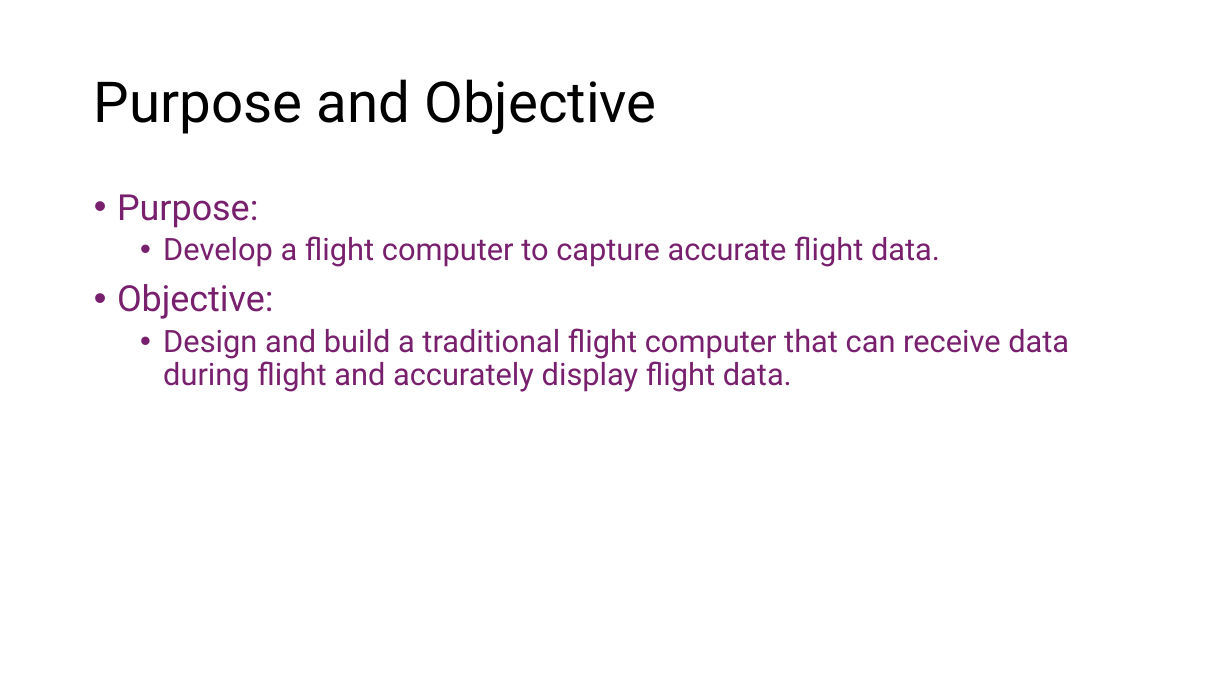
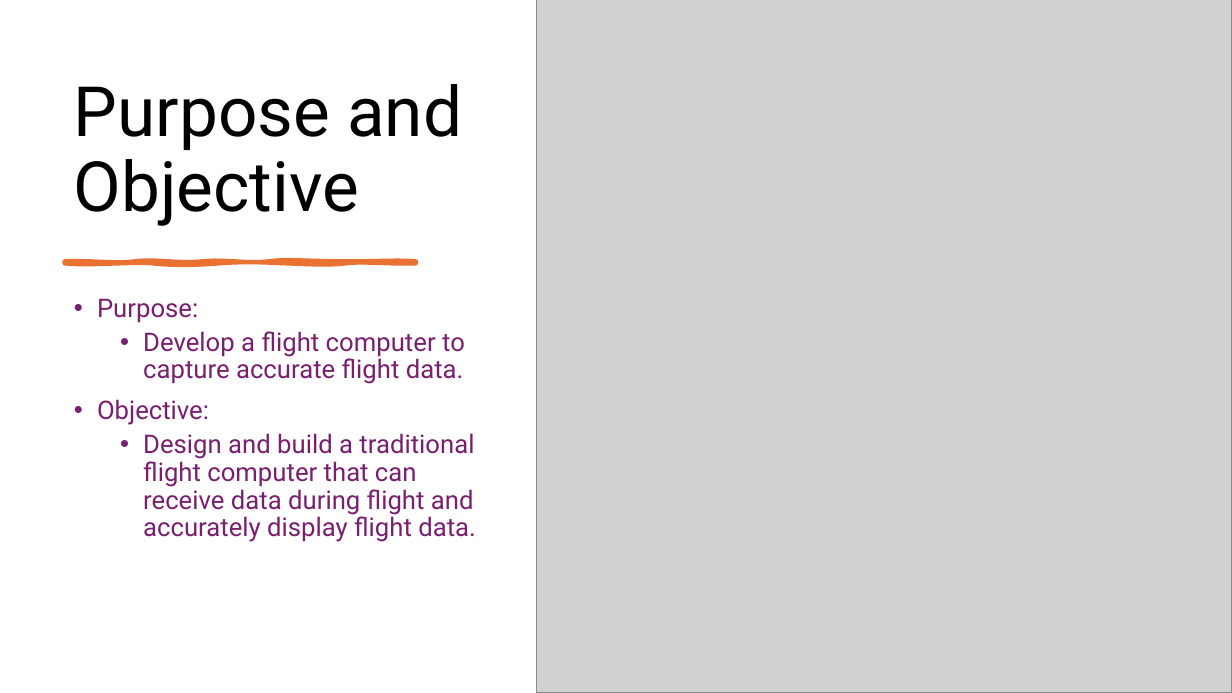
Before and after one commit to Tannyr-Singleterry/ECE590_SeniorDesign, a slide deck: slide 3 of Documents/CDR/CDR_Presentation.pptx. Drawn at 1232x693 pixels with LibreOffice and Linux fonts; fonts in the diff are those of the drawing; grey boxes stand for pictures. Boxes give left, top, right and bottom in pixels: in the first picture for what was removed or moved away, otherwise in the second. Text is boxed around its words. In the diff, an @@ line names an element or a change of style, - is before the commit and + after.

```diff
--- a/Documents/CDR/CDR_Presentation.pptx
+++ b/Documents/CDR/CDR_Presentation.pptx
@@ picture added at (x1=537, y1=0, x2=1232, y2=693) @@
@@ title "Purpose and Objective" moved from (x1=94, y1=79, x2=657, y2=134) to (x1=74, y1=84, x2=462, y2=226) @@
@@ title "Purpose and Objective" at (x1=74, y1=84, x2=462, y2=226): size 44 to 54 pt; vertical alignment middle to bottom @@
@@ freeform shape added at (x1=65, y1=262, x2=416, y2=263), fill #E97132, outline #E97132 3.5 pt @@
@@ text "Purpose:" moved from (x1=117, y1=194, x2=1069, y2=392) to (x1=97, y1=298, x2=476, y2=542) @@
@@ text "Purpose:" at (x1=97, y1=298, x2=476, y2=542): size 28 to 20 pt in "Purpose:", "Objective:"; size 24 to 20 pt in "Develop a flight computer to capture accurate ...", "Design and build a traditional flight computer ..." @@
```
Also in this commit, not shown: 9 other slides changed.
